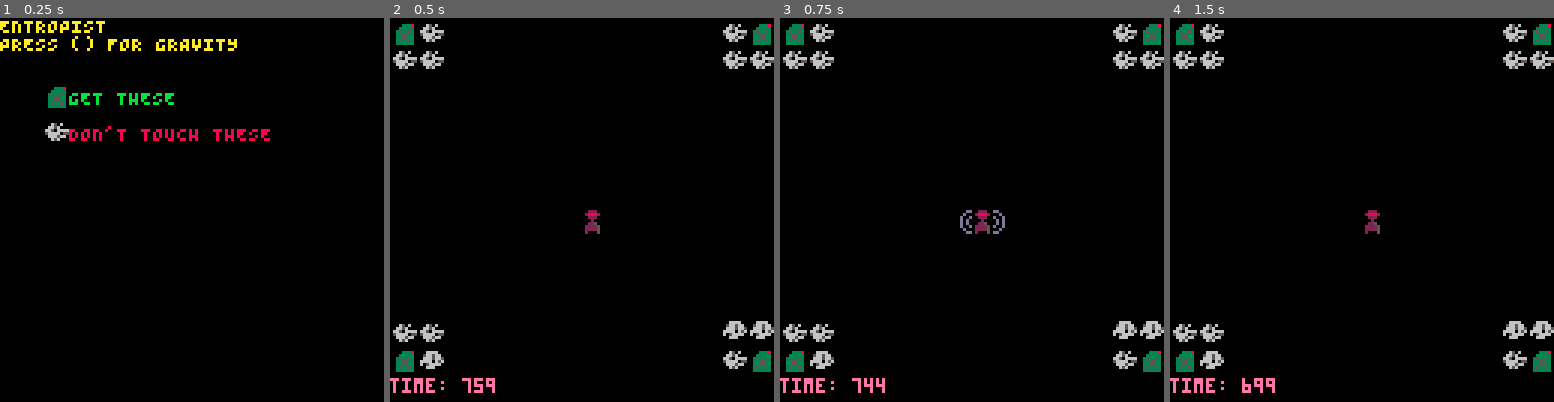
Above: before the commit, frames 1-4 (left to right).
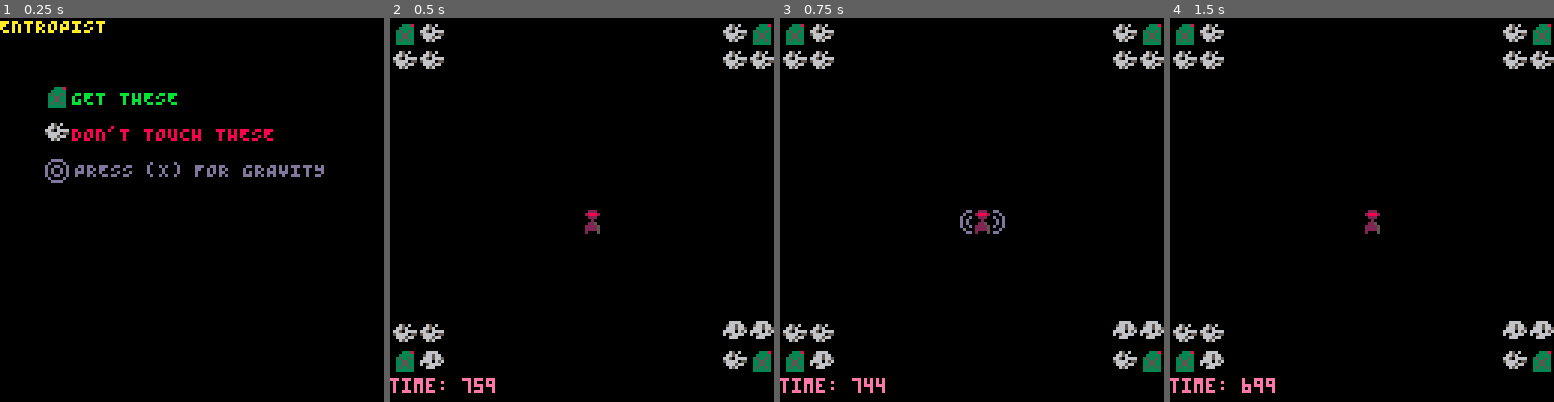
Above: after the commit, the same moments.

Repository: kitasuna/pico8-ttuor
Game: PICO-8 cartridge main.p8
The game is run twice, just before and just after one commit, with the same random seed, the same clock (stepped at 60 frames per second) and the same inputs.
Inputs:
- Up to frame 1 (0.25 s): no input
- Up to frame 2 (0.5 s): tap X (X key) at 0.33 s
- Up to frame 3 (0.75 s): tap O (Z key) at 0.7 s
- Up to frame 4 (1.5 s): tap X (X key) at 1.07 s

The runs differ from the first frame. In frame 1, 3.1% of the frame differs, in the area x 0-85%, y 4-43%; in frame 2, nothing differs; in frame 3, nothing differs; in frame 4, nothing differs.

Commit message:
Change update/draw logic location

Diff:
--- a/main.p8
+++ b/main.p8
@@ -21,8 +21,127 @@
 -- timers: table of running timers, these might fire events when they expire
 -- levels: holds level data
 -- level: current level pointer
--- frame_counter: number of frames, loops back to zero after some ceiling
 --]]
+--
+function __draw() end
+function __update() end
+
+title_draw = function()
+  cls()
+  print("ENTROPIST", 0, 0, CLR_YLW)
+  print("GET THESE", 24, 24, CLR_GRN)
+  print("DON'T TOUCH THESE", 24, 36, CLR_RED)
+  print("PRESS (X) FOR GRAVITY", 25, 48, CLR_IND)
+  spr(3, 15, 22)
+  spr(32, 15, 34)
+  spr(16, 15, 47, 1.0, 1.0)
+  spr(16, 15, 47, 1.0, 1.0, true, false)
+end
+
+title_update = function()
+    if btnp(BTN_X) or btnp(BTN_O) then
+      __update = game_update
+      __draw = game_draw
+    end
+end
+
+over_draw = function()
+  cls()
+  print("GAME OVER", 0, 0, CLR_YLW)
+end
+
+over_update = function()
+  if btnp(BTN_X) or btnp(BTN_O) then
+    _init()
+  end
+end
+
+game_draw = function()
+  cls()
+  print("time: "..level.time, 0, 120, 14)
+
+  if player.invincible == false or (frame_counter % 4 == 1) then
+    spr(player.num, player.pos_x, player.pos_y, 1.0, 1.0, player.flip_x, player.flip_y)
+  end
+
+  foreach(fuel_man.fuels, function(fuel)
+    spr(fuel.num, fuel.pos_x, fuel.pos_y)
+  end)
+
+  foreach(obs_man.obstacles, function(obs)
+    spr(obs.num, obs.pos_x, obs.pos_y)
+  end)
+
+  foreach(gravity.sprites, function(grav)
+    spr(grav.num, grav.pos_x, grav.pos_y, 1.0, 1.0, grav.flip_x, grav.flip_y)
+  end)
+end
+
+game_update = function()
+    if btn(BTN_U) then
+      qm.ae("BUTTON", { button = "UP" })
+    end
+
+    if btn(BTN_D) then
+      qm.ae("BUTTON", { button = "DOWN" })
+    end
+
+    if btn(BTN_L) then
+      qm.ae("BUTTON", { button = "LEFT" })
+    end
+
+    if btn(BTN_R) then
+      qm.ae("BUTTON", { button = "RIGHT" })
+    end
+
+    if btnp(BTN_O) then
+      qm.ae("BUTTON", { button = "O", pos_x = player.pos_x, pos_y = player.pos_y })
+    end
+
+    -- See if there's some active gravity
+    if gravity.active and not gravity.cooldown then
+      qm.ae("GRAVITY", { pos_x = gravity.pos_x, pos_y = gravity.pos_y })
+    end
+
+    -- Check collision with fuel
+    -- foreach(fuel_man.fuels, function(fuel)
+    for k,fuel in pairs(fuel_man.fuels) do
+      -- Update pos first
+      fuel.update()
+      if (collides(player, fuel)) then
+        qm.ae("FUEL_COLLISION", fuel)
+      end
+    end
+
+    for k,obs in pairs(obs_man.obstacles) do
+      -- Update pos first
+      obs.update()
+
+      if (collides(player, obs)) then
+        qm.ae("OBS_COLLISION", { player=player, obstacle=obs})
+      end
+    end
+
+    for k,timer in pairs(timers) do
+      if timer.ttl > 0 then
+        timer.ttl -= 1
+        timer.f()
+      else
+        timer.cleanup()
+        timers[k] = nil
+      end
+    end
+
+    frame_counter += 1
+    if frame_counter >= 1200 then
+      frame_counter = 0
+    end
+
+    -- Process queue
+    qm.proc()
+end
+
+
 function _init()
   cls()
 
@@ -77,9 +196,13 @@
   -- Set up timers table for later...
   timers = {}
 
-  -- Keep a frame counter around for stuff
+  -- Frame counter, used for animation flashing and maybe other things eventually?
   frame_counter = 0
-end
+
+  __draw = title_draw
+  __update = title_update
+end
+
 
 -- Sprite -> {pos_x, pos_y}
 -- Find coordinates some safe distance away from the player
@@ -103,7 +226,17 @@
 end
 
 function _update60()
-  gm.update()
+  -- Kinda hacky; but if we're in "game mode" do this stuff
+  if __update == game_update then
+    if level.time > 0 then
+      level.time -= 1
+    elseif level.time <= 0 then
+      __update = over_update
+      __draw = over_draw
+    end
+  end
+
+  __update()
 end
 
 -- Sprite -> Sprite -> Bool
@@ -122,7 +255,7 @@
 end
 
 function _draw()
-  gm.draw()
+  __draw()
 end
 __gfx__
 00000000002220000000000000000000000000000000000000000000000000000000000000000000000000000000000000000000000000000000000000000000
--- a/mngr.lua
+++ b/mngr.lua
@@ -1,129 +1,7 @@
 function new_manager()
   local manager = {
     score = 0,
-    draw = function() end,
-    update = function() end,
-    title = {},
-    game = {}
   }
-
-  title = {}
-
-  title.draw = function()
-    cls()
-    print("ENTROPIST", 0, 0, CLR_YLW)
-    print("PRESS () FOR GRAVITY", 0, 6, CLR_YLW)
-    print("GET THESE", 23, 24, CLR_GRN)
-    print("DON'T TOUCH THESE", 23, 36, CLR_RED)
-    spr(3, 15, 22)
-    spr(32, 15, 34)
-  end
-
-  title.update = function()
-    if btn(BTN_X) or btn(BTN_O) then
-      manager.update = game.update
-      manager.draw = game.draw
-    end
-  end
-
-  manager.title = title
-
-  game = {}
-
-  game.draw = function()
-    cls()
-    print("time: "..level.time, 0, 120, 14)
-
-    if player.invincible == false or (frame_counter % 4 == 1) then
-      spr(player.num, player.pos_x, player.pos_y, 1.0, 1.0, player.flip_x, player.flip_y)
-    end
-
-    foreach(fuel_man.fuels, function(fuel)
-      spr(fuel.num, fuel.pos_x, fuel.pos_y)
-    end)
-
-    foreach(obs_man.obstacles, function(obs)
-      spr(obs.num, obs.pos_x, obs.pos_y)
-    end)
-
-    foreach(gravity.sprites, function(grav)
-      spr(grav.num, grav.pos_x, grav.pos_y, 1.0, 1.0, grav.flip_x, grav.flip_y)
-    end)
-  end
-
-  game.update = function()
-
-    if btn(BTN_U) then
-      qm.ae("BUTTON", { button = "UP" })
-    end
-
-    if btn(BTN_D) then
-      qm.ae("BUTTON", { button = "DOWN" })
-    end
-
-    if btn(BTN_L) then
-      qm.ae("BUTTON", { button = "LEFT" })
-    end
-
-    if btn(BTN_R) then
-      qm.ae("BUTTON", { button = "RIGHT" })
-    end
-
-    if btnp(BTN_O) then
-      qm.ae("BUTTON", { button = "O", pos_x = player.pos_x, pos_y = player.pos_y })
-    end
-
-    -- See if there's some active gravity
-    if gravity.active and not gravity.cooldown then
-      qm.ae("GRAVITY", { pos_x = gravity.pos_x, pos_y = gravity.pos_y })
-    end
-
-    -- Check collision with fuel
-    -- foreach(fuel_man.fuels, function(fuel)
-    for k,fuel in pairs(fuel_man.fuels) do
-      -- Update pos first
-      fuel.update()
-      if (collides(player, fuel)) then
-        qm.ae("FUEL_COLLISION", fuel)
-      end
-    end
-
-    for k,obs in pairs(obs_man.obstacles) do
-      -- Update pos first
-      obs.update()
-
-      if (collides(player, obs)) then
-        qm.ae("OBS_COLLISION", { player=player, obstacle=obs})
-      end
-    end
-
-    for k,timer in pairs(timers) do
-      if timer.ttl > 0 then
-        timer.ttl -= 1
-        timer.f()
-      else
-        timer.cleanup()
-        timers[k] = nil
-      end
-    end
-
-    frame_counter += 1
-    if frame_counter >= 1200 then
-      frame_counter = 0
-    end
-
-    if level.time > 0 then
-      level.time -= 1
-    end
-
-    -- Process queue
-    qm.proc()
-  end
-
-  manager.game = game
-
-  manager.draw = title.draw
-  manager.update = title.update
 
   manager.handle_fuel_collision = function(event_name, event_payload)
     manager.score += 1
